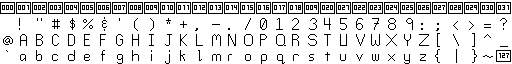
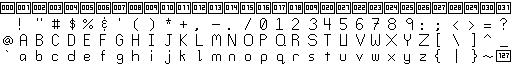
Comparing the layer stacks of the two (512, 64) images. Changes:
painted on "Background" over (x1=228, y1=54, x2=235, y2=61)
